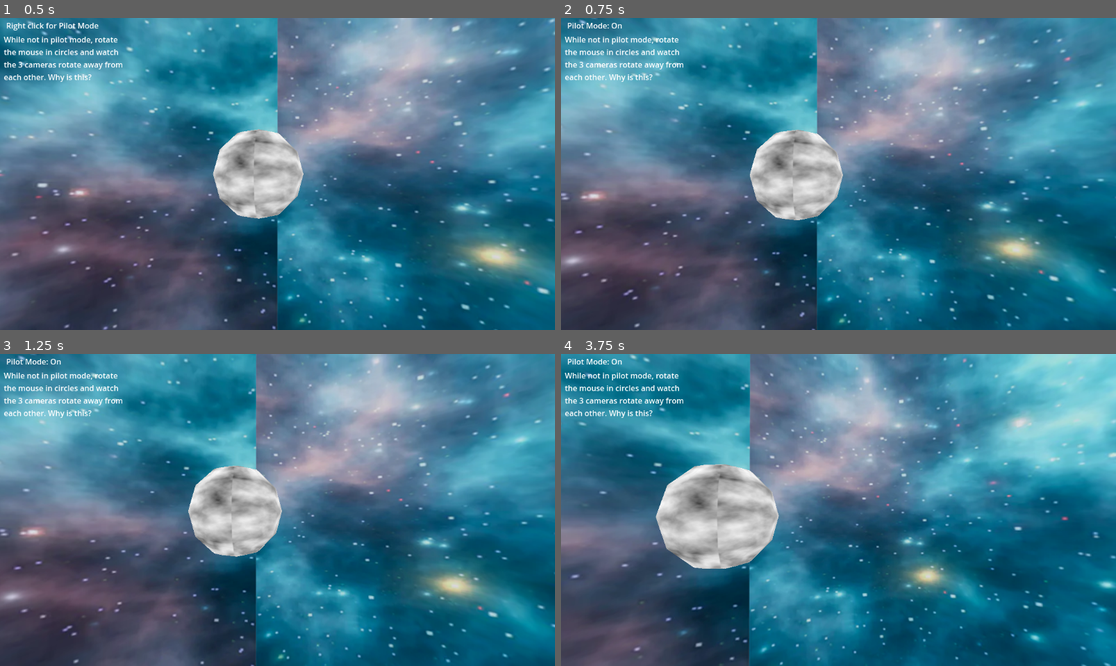
Above: before the commit, frames 1-4 (two rows, left to right).
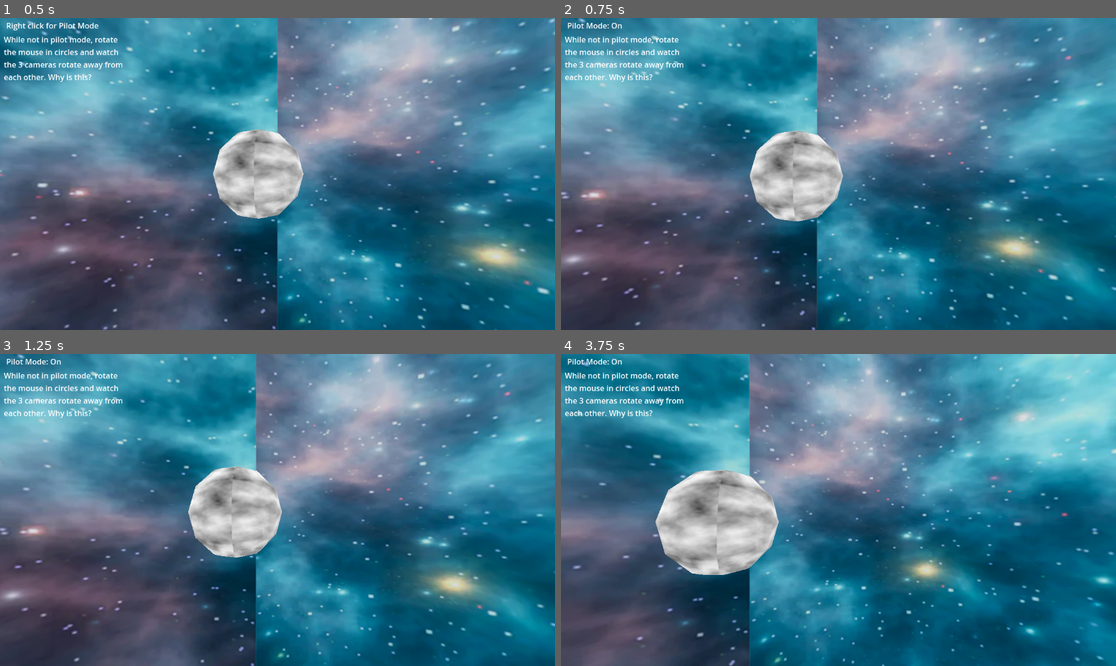
Above: after the commit, the same moments.

Repository: krazyjakee/godot-triple-layer-camera-rotation
Game: Godot game, scene res://Skybox.tscn
The game is run twice, just before and just after one commit, with the same random seed, the same clock (stepped at 60 frames per second) and the same inputs.
Inputs (mouse positions are in pixels of both pictures, inside the frame that each line leads up to):
- Up to frame 1 (0.5 s): no input
- Up to frame 2 (0.75 s): tap Enter at 0.5 s; move the mouse to (866, 174) at 0.52 s; hold W (up) from 0.53 s (still down); right-click (866, 174) at 0.6 s
- Up to frame 3 (1.25 s): keep holding W (up); tap Space (jump) at 0.77 s
- Up to frame 4 (3.75 s): keep holding W (up); move the mouse to (810, 510) at 1.27 s; right-click (810, 510) at 1.35 s; tap Space (jump) at 1.52, 2, 3.02 s; move the mouse to (849, 503) at 2.02 s; right-click (849, 503) at 2.1 s; move the mouse to (832, 516) at 2.77 s; right-click (832, 516) at 2.85 s; tap Enter at 3.5 s; move the mouse to (877, 513) at 3.52 s; right-click (877, 513) at 3.6 s

Frame 1 is identical in both runs. In frame 2, 1.9% of the frame differs, in the area x 0-100%, y 0-100%; in frame 3, 1.9%; in frame 4, 15%.

Commit message:
the fix

Diff:
--- a/CharacterBody3D.gd
+++ b/CharacterBody3D.gd
@@ -12,6 +12,7 @@
 
 @onready var head = get_node("Head")
 @onready var outside_camera = get_tree().root.get_node("Node3D/SubViewportContainer/Space/CharacterBody3D")
+@onready var outside_camera_3d = get_tree().root.get_node("Node3D/SubViewportContainer/Space/CharacterBody3D/Camera3D")
 @onready var distant_camera = get_tree().root.get_node("Node3D/SubViewportContainer/Skybox/CharacterBody3D")
 @onready var gui = get_tree().root.get_node("Node3D/CanvasLayer")
 @onready var hud = get_tree().root.get_node("Node3D/CanvasLayer2")
@@ -73,9 +74,9 @@
   head.rotate_object_local(Vector3(1, 0, 0), look_angle.x)
 
   # Handle other cameras
-  outside_camera.rotate_object_local(Vector3(1, 0, 0), look_angle.x)
+  outside_camera_3d.rotate_object_local(Vector3(1, 0, 0), look_angle.x)
   outside_camera.rotate_object_local(Vector3(0, 1, 0), look_angle.y)
-  distant_camera.rotate_object_local(Vector3(1, 0, 0), look_angle.x)
+  outside_camera_3d.rotate_object_local(Vector3(1, 0, 0), look_angle.x)
   distant_camera.rotate_object_local(Vector3(0, 1, 0), look_angle.y)
 
   mouse_rotation = Vector2.ZERO
